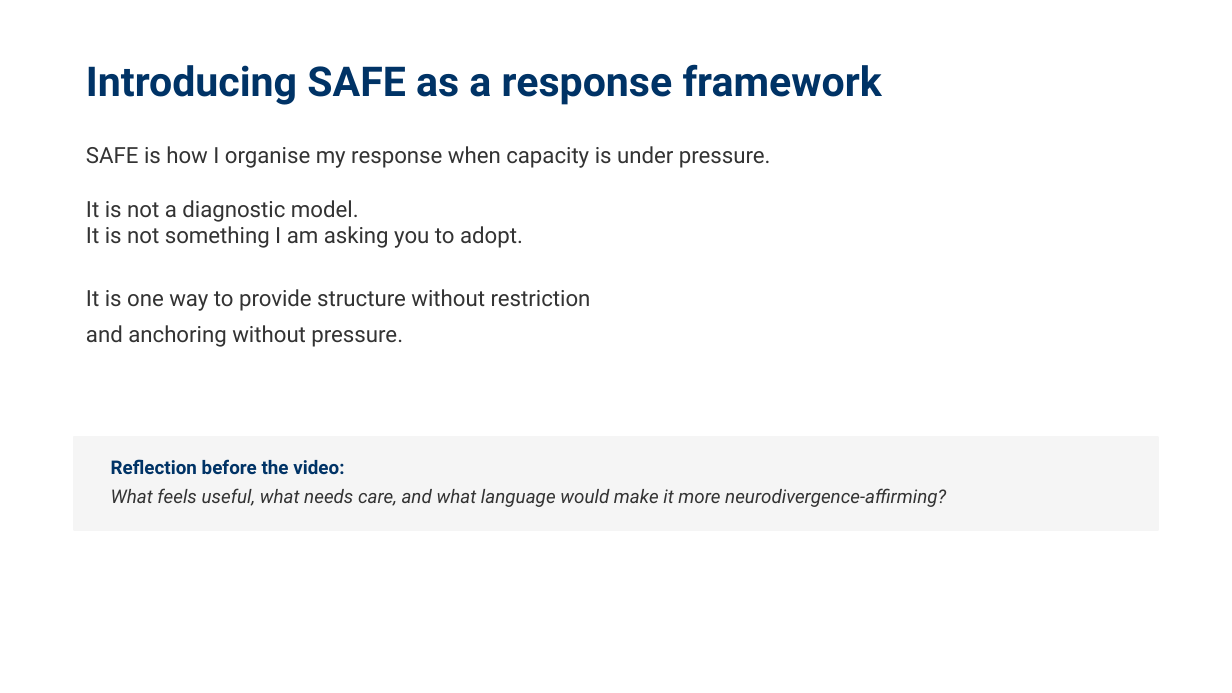
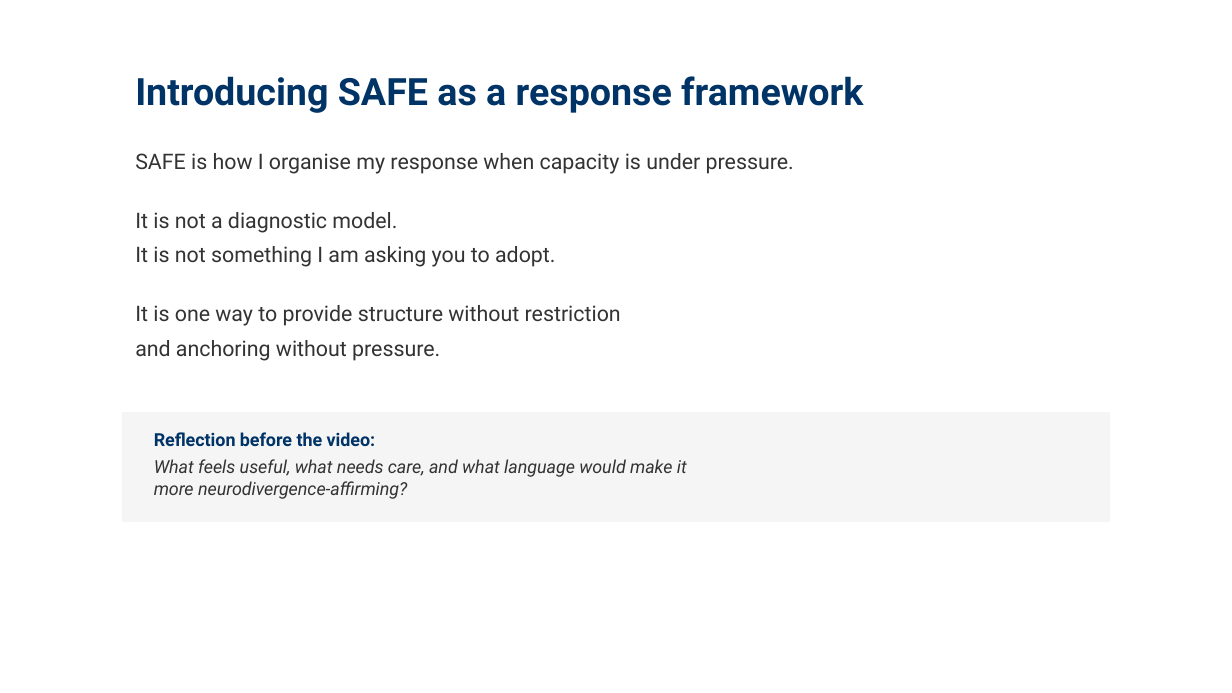
Before and after one commit to cathcoach4u/Internal-Resources-Training, a slide deck: slide 5 of docs/assets/files/presentations/Capacity_Overwhelm_MHPN_Session.pptx. Drawn at 1232x693 pixels with LibreOffice and Linux fonts; fonts in the diff are those of the drawing. Boxes give left, top, right and bottom in pixels: in the first picture for what was removed or moved away, otherwise in the second. Text is boxed around its words. In the diff, an @@ line names an element or a change of style, - is before the commit and + after.

```diff
--- a/docs/assets/files/presentations/Capacity_Overwhelm_MHPN_Session.pptx
+++ b/docs/assets/files/presentations/Capacity_Overwhelm_MHPN_Session.pptx
@@ text "Introducing SAFE as a response ...": place and size @@
-text "Introducing SAFE as a response ..." at [86,64,882,105]
+text "Introducing SAFE as a response ..." at [135,76,863,113]
@@ text "Introducing SAFE as a response ..." at [135,76,863,113]: size 24 to 22 pt; vertical alignment middle to top @@
@@ text at [135,153,794,174]: text changed; size 13 to 12.5 pt @@
-SAFE is how I organise my response when capacity is under pressure.
-It is not a diagnostic model.
-It is not something I am asking you to adopt.
-It is one way to provide structure without restriction
-and anchoring without pressure.
+SAFE is how I organise my response when capacity is under pressure.
@@ text added at [135,212,397,233], 12.5 pt, text #333333 @@
+It is not a diagnostic model.
@@ text added at [135,246,555,267], 12.5 pt, text #333333 @@
+It is not something I am asking you to adopt.
@@ text added at [135,305,621,326], 12.5 pt, text #333333 @@
+It is one way to provide structure without restriction
@@ text added at [135,340,440,361], 12.5 pt, text #333333 @@
+and anchoring without pressure.
@@ rectangle: place and size @@
-rectangle at [74,437,1158,530]
+rectangle at [123,413,1109,521]
@@ rectangle at [123,413,1109,521]: proportions changed @@
@@ text added at [154,432,376,446], 10.5 pt, text #003366, bold @@
+Reflection before the video:
@@ text at [154,459,687,499]: text changed; size 11 to 10.5 pt @@
-Reflection before the video:
-What feels useful, what needs care, and what language would make it more neurodivergence-affirming?
+What feels useful, what needs care, and what language would make it
+more neurodivergence-affirming?
```
Also in this commit, not shown: 9 other slides changed.
